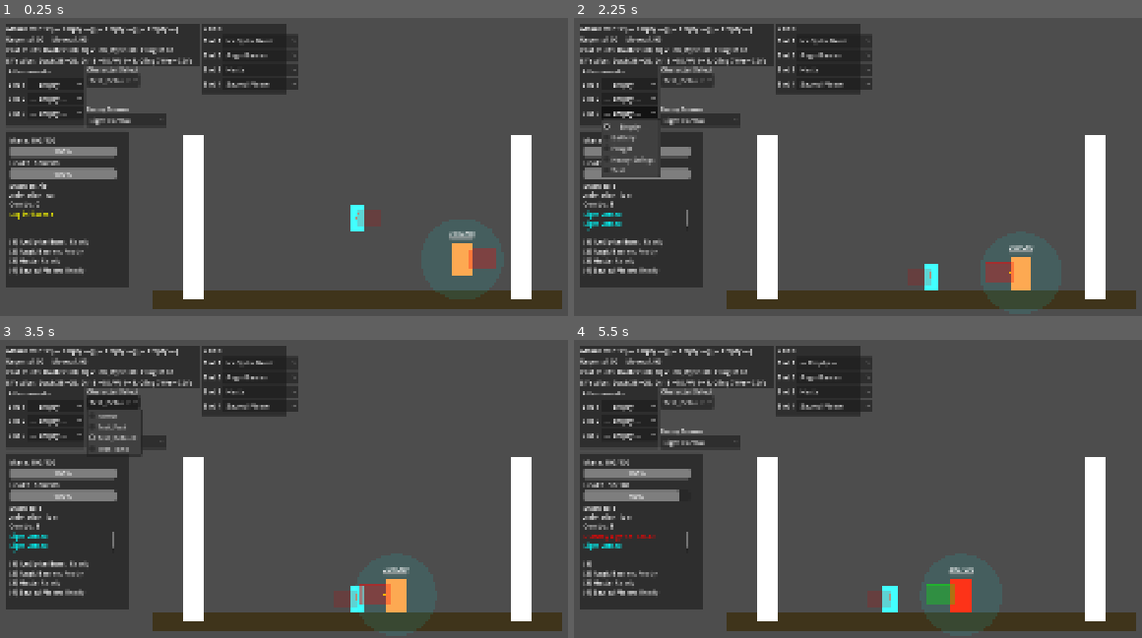
Above: before the commit, frames 1-4 (two rows, left to right).
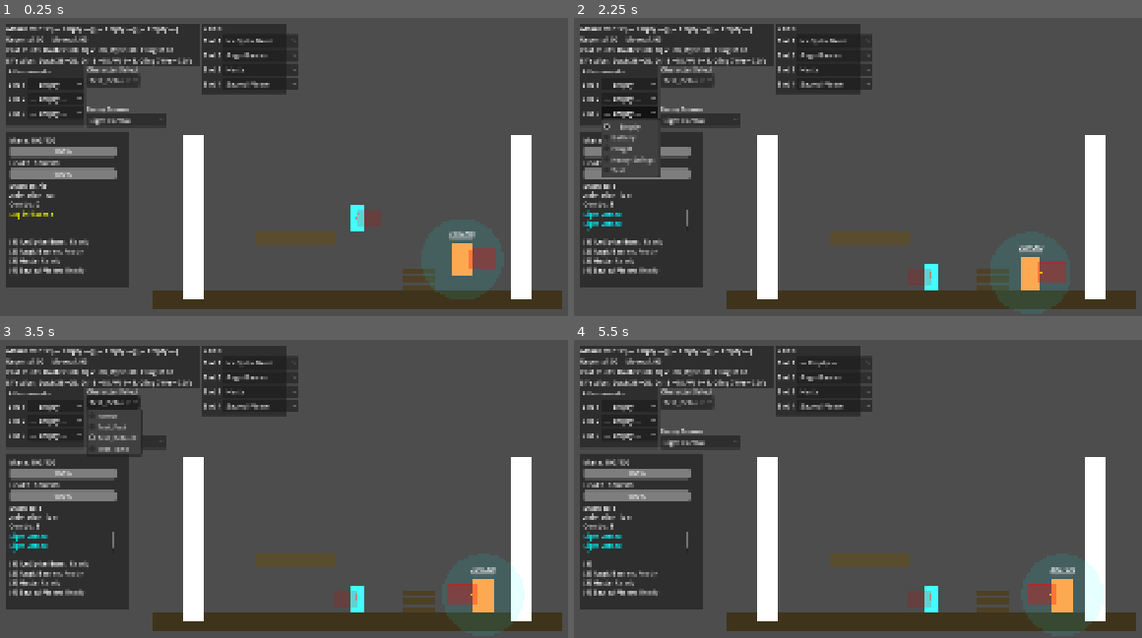
Above: after the commit, the same moments.

Repository: Korasyl/ManaBrawl
Game: Godot game, scene res://scenes/test_environment/test_environment.tscn
The game is run twice, just before and just after one commit, with the same random seed, the same clock (stepped at 60 frames per second) and the same inputs.
Inputs:
- Up to frame 1 (0.25 s): no input
- Up to frame 2 (2.25 s): click "— Empty —" at 0.5 s; click "— Empty —" at 1.25 s; click "— Empty —" at 2 s
- Up to frame 3 (3.5 s): click "Test_Default" at 2.75 s
- Up to frame 4 (5.5 s): click "Light Combo" at 3.5 s; click "Ice Spike Burst" at 4.25 s; click "Aegis Barrier" at 5 s

The runs differ from the first frame. In frame 1, 1.0% of the frame differs, in the area x 45-77%, y 71-92%; in frame 2, 1.9%; in frame 3, 2.9%; in frame 4, 4.1%, in the area x 1-94%, y 47-95%.

Commit message:
Add ledge grab/clamber, capsule hitbox, and dynamic crouch collision
- Switch body collision from RectangleShape2D to CapsuleShape2D (20r x 60h)
  for smoother stair/slope traversal
- Add dynamic hitbox resizing: capsule shrinks to 36h when crouching,
  with wall raycasts and visual rect adjusting to match
- Implement ledge grab detection via 4 new raycasts (LedgeCheck +
  LedgeAboveCheck, left/right) that identify grabbable ledge tops
- Add ledge grab state: player snaps to ledge, velocity zeroed,
  press jump to clamber up or crouch to drop
- Add clamber mechanic: smooth ease-out interpolation (0.25s) pulls
  player up and onto the platform surface
- Ledge grab interrupted by knockback/stagger, reset on death/respawn
- Add can_ledge_grab and ledge_grab_min_fall_speed to MovementData
- Add ledge_grab and ledge_clamber animation states and arm poses
- Add test platform and stair steps to test environment for testing

https://claude.ai/code/session_0153fpZSdQrw7ZaVP9mE9L5y

Diff:
--- a/characters/player.gd
+++ b/characters/player.gd
@@ -24,6 +24,14 @@
 @onready var animated_sprite: AnimatedSprite2D = $AnimatedSprite2D
 @onready var melee_hitbox: Area2D = $MeleeHitbox
 @onready var melee_collision: CollisionShape2D = $MeleeHitbox/CollisionShape2D
+@onready var body_collision: CollisionShape2D = $CollisionShape2D
+@onready var color_rect: ColorRect = $ColorRect
+
+## Ledge detection raycasts
+@onready var ledge_check_left: RayCast2D = $LedgeCheckLeft
+@onready var ledge_check_right: RayCast2D = $LedgeCheckRight
+@onready var ledge_above_check_left: RayCast2D = $LedgeAboveCheckLeft
+@onready var ledge_above_check_right: RayCast2D = $LedgeAboveCheckRight
 
 ## HUD reference (we'll set this from the scene)
 var debug_hud: Control = null
@@ -59,6 +67,25 @@
 var coalescence_recovery_timer: float = 0.0
 var coalescence_spell_lockout: float = 0.0  # Cannot cast spells for 3s after coalescence
 
+## Dynamic hitbox dimensions (capsule)
+const STAND_HITBOX_HEIGHT: float = 60.0
+const STAND_HITBOX_RADIUS: float = 20.0
+const CROUCH_HITBOX_HEIGHT: float = 36.0
+const CROUCH_HITBOX_RADIUS: float = 20.0
+## Visual rect offsets for standing/crouching
+const STAND_VISUAL_TOP: float = -60.0
+const CROUCH_VISUAL_TOP: float = -36.0
+var current_hitbox_crouched: bool = false
+
+## Ledge grab state
+var is_ledge_grabbing: bool = false
+var is_clambering: bool = false
+var ledge_grab_position: Vector2 = Vector2.ZERO  # World position of the ledge top
+var clamber_timer: float = 0.0
+var clamber_start_pos: Vector2 = Vector2.ZERO
+var clamber_target_pos: Vector2 = Vector2.ZERO
+const CLAMBER_DURATION: float = 0.25  # Time to pull up onto ledge
+
 ## Crouch Boost state (mana-powered jump from stationary crouch + sprint charge)
 var crouch_boost_charge_timer: float = 0.0
 var crouch_boost_charged: bool = false
@@ -159,6 +186,8 @@
 	"coalesce_ground":  Vector2(-0.6, 0.6),
 	"coalesce_air":     Vector2(-0.55, 0.55),
 	"coalesce_wall":    Vector2(-0.5, 0.35),
+	"ledge_grab":       Vector2(-1.2, -1.0),
+	"ledge_clamber":    Vector2(-0.8, -0.6),
 }
 
 func _ready():
@@ -335,6 +364,32 @@
 	is_on_wall_left = wall_check_left.is_colliding()
 	is_on_wall_right = wall_check_right.is_colliding()
 
+	# --- Clamber processing (overrides everything) ---
+	if is_clambering:
+		handle_clamber(delta)
+		update_hud()
+		update_facing_direction()
+		update_animation()
+		update_arms()
+		queue_redraw()
+		return
+
+	# --- Ledge grab processing ---
+	if is_ledge_grabbing:
+		velocity = Vector2.ZERO
+		# Allow jump to clamber up, or crouch/down to let go
+		if Input.is_action_just_pressed("jump"):
+			start_clamber()
+		elif Input.is_action_just_pressed("crouch"):
+			cancel_ledge_grab()
+		move_and_slide()
+		update_hud()
+		update_facing_direction()
+		update_animation()
+		update_arms()
+		queue_redraw()
+		return
+
 	# Apply gravity (unless dashing or coalescing)
 	if not is_on_floor() and not is_dashing and not is_coalescing:
 		velocity.y += gravity * delta
@@ -347,6 +402,8 @@
 		wall_jump_lock_timer = 0.0
 		coyote_timer = 0.0
 		just_jumped = false
+		if is_ledge_grabbing:
+			cancel_ledge_grab()
 	elif was_on_floor and not just_jumped:
 		# Just walked off a ledge — start coyote window
 		coyote_timer = movement_data.coyote_time if movement_data else 0.12
@@ -379,6 +436,7 @@
 
 	if not is_coalescing and not is_attacking and not is_blocking:
 		handle_wall_mechanics(delta)
+		handle_ledge_grab(delta)
 
 	if not is_coalescing and not is_attacking and not is_blocking:
 		handle_dash()
@@ -398,6 +456,9 @@
 	# Movement: not while dashing, wall jump locked, coalescing, recovering, attacking, or blocking
 	if not is_dashing and wall_jump_lock_timer <= 0 and not is_coalescing and coalescence_recovery_timer <= 0 and not is_attacking:
 		handle_movement(delta)
+
+	# Update hitbox size for crouch (after movement determines crouch state)
+	update_hitbox_for_crouch()
 
 	regenerate_mana(delta)
 	move_and_slide()
@@ -544,6 +605,33 @@
 		crouch_boost_charged = false
 		crouch_boost_charge_timer = 0.0
 
+func update_hitbox_for_crouch():
+	var should_crouch := is_crouching or is_crouchwalking
+	if should_crouch and not current_hitbox_crouched:
+		# Shrink to crouch hitbox
+		var shape: CapsuleShape2D = body_collision.shape
+		shape.height = CROUCH_HITBOX_HEIGHT
+		shape.radius = CROUCH_HITBOX_RADIUS
+		body_collision.position.y = -CROUCH_HITBOX_HEIGHT / 2.0
+		# Adjust visual rect
+		color_rect.offset_top = CROUCH_VISUAL_TOP
+		current_hitbox_crouched = true
+		# Move wall raycasts down to match shorter body
+		wall_check_left.position.y = -CROUCH_HITBOX_HEIGHT / 2.0
+		wall_check_right.position.y = -CROUCH_HITBOX_HEIGHT / 2.0
+	elif not should_crouch and current_hitbox_crouched:
+		# Restore standing hitbox
+		var shape: CapsuleShape2D = body_collision.shape
+		shape.height = STAND_HITBOX_HEIGHT
+		shape.radius = STAND_HITBOX_RADIUS
+		body_collision.position.y = -STAND_HITBOX_HEIGHT / 2.0
+		# Restore visual rect
+		color_rect.offset_top = STAND_VISUAL_TOP
+		current_hitbox_crouched = false
+		# Restore wall raycast positions
+		wall_check_left.position.y = -STAND_HITBOX_HEIGHT / 2.0
+		wall_check_right.position.y = -STAND_HITBOX_HEIGHT / 2.0
+
 func update_facing_direction():
 	# Get mouse position in world space
 	var mouse_pos = get_global_mouse_position()
@@ -604,7 +692,11 @@
 
 	# Update state
 	var state = "Idle"
-	if is_flinched:
+	if is_clambering:
+		state = "CLAMBERING"
+	elif is_ledge_grabbing:
+		state = "LEDGE GRAB"
+	elif is_flinched:
 		state = "FLINCHED (%.1fs)" % stun_timer
 	elif is_staggered:
 		state = "STAGGERED (%.1fs)" % stun_timer
@@ -771,6 +863,94 @@
 				if debug_hud:
 					debug_hud.log_action("Wall Jump", -spent)
 
+func handle_ledge_grab(_delta):
+	# Don't check for ledge grabs in these states
+	if is_on_floor() or is_dashing or is_coalescing or is_ledge_grabbing or is_clambering:
+		return
+	if not movement_data or not movement_data.can_ledge_grab:
+		return
+	# Only grab when falling (or barely rising)
+	if velocity.y < movement_data.ledge_grab_min_fall_speed:
+		return
+
+	# Check each side: wall raycast must be colliding (there's a wall),
+	# the ledge top ray must detect a surface (there's a ledge top),
+	# and the ledge above ray must NOT collide (there's open space above the ledge).
+	var grab_left := (is_on_wall_left
+		and ledge_check_left.is_colliding()
+		and not ledge_above_check_left.is_colliding())
+	var grab_right := (is_on_wall_right
+		and ledge_check_right.is_colliding()
+		and not ledge_above_check_right.is_colliding())
+
+	if not grab_left and not grab_right:
+		return
+
+	# Determine which side to grab
+	var ledge_ray: RayCast2D
+	var grab_dir: int  # -1 for left wall, +1 for right wall
+	if grab_left:
+		ledge_ray = ledge_check_left
+		grab_dir = -1
+	else:
+		ledge_ray = ledge_check_right
+		grab_dir = 1
+
+	# The collision point tells us the Y of the ledge surface
+	var ledge_point := ledge_ray.get_collision_point()
+	ledge_grab_position = ledge_point
+
+	# Snap the player so their hands are at the ledge top
+	# Position the character so the top of the hitbox aligns with the ledge
+	var hitbox_half_h := STAND_HITBOX_HEIGHT / 2.0
+	global_position.y = ledge_point.y + hitbox_half_h
+
+	# Enter ledge grab state
+	is_ledge_grabbing = true
+	velocity = Vector2.ZERO
+	is_wall_sliding = false
+	is_wall_clinging = false
+
+	if debug_hud:
+		var side := "Left" if grab_dir == -1 else "Right"
+		debug_hud.log_action("[color=orange]Ledge Grab (%s)[/color]" % side)
+
+func handle_clamber(delta):
+	if not is_clambering:
+		return
+
+	clamber_timer += delta
+	var t := clampf(clamber_timer / CLAMBER_DURATION, 0.0, 1.0)
+	# Ease-out for smooth pull-up
+	var eased := 1.0 - (1.0 - t) * (1.0 - t)
+	global_position = clamber_start_pos.lerp(clamber_target_pos, eased)
+
+	if t >= 1.0:
+		# Clamber complete
+		is_clambering = false
+		clamber_timer = 0.0
+		velocity = Vector2.ZERO
+		if debug_hud:
+			debug_hud.log_action("[color=lime]Clamber complete[/color]")
+
+func start_clamber():
+	is_ledge_grabbing = false
+	is_clambering = true
+	clamber_timer = 0.0
+	clamber_start_pos = global_position
+	# Target: move up so feet are at ledge level, then slightly forward onto the platform
+	var grab_dir := -1 if is_on_wall_left else 1
+	clamber_target_pos = Vector2(
+		ledge_grab_position.x + grab_dir * 20.0,  # Step onto the platform
+		ledge_grab_position.y  # Feet at ledge top
+	)
+	if debug_hud:
+		debug_hud.log_action("[color=yellow]Clambering...[/color]")
+
+func cancel_ledge_grab():
+	is_ledge_grabbing = false
+	is_clambering = false
+	clamber_timer = 0.0
 
 func handle_blocking(delta):
 	# GDD: Hold Alt to block. Ground only. Constant mana drain. Cannot block while airborne.
@@ -830,7 +1010,11 @@
 	var facing_sign := -1.0 if animated_sprite.flip_h else 1.0
 	var moving_backward := move_input != 0 and (move_input * facing_sign) < 0
 
-	if is_flinched or is_staggered:
+	if is_clambering:
+		anim = "ledge_clamber"
+	elif is_ledge_grabbing:
+		anim = "ledge_grab"
+	elif is_flinched or is_staggered:
 		anim = "hit"
 	elif is_blocking:
 		anim = "block"
@@ -1179,6 +1363,9 @@
 	is_flinched = false
 	is_staggered = false
 	is_charging_heavy = false
+	is_ledge_grabbing = false
+	is_clambering = false
+	clamber_timer = 0.0
 	block_broken = false
 	stun_timer = 0.0
 	attack_timer = 0.0
@@ -1328,6 +1515,10 @@
 		if debug_hud:
 			debug_hud.log_action("[color=orange]Coalescence interrupted (Stagger)![/color]")
 
+	# Stagger/knockback interrupts ledge grab
+	if is_ledge_grabbing or is_clambering:
+		cancel_ledge_grab()
+
 	# Apply knockback and interrupt current actions
 	if knockback_velocity != Vector2.ZERO:
 		velocity = knockback_velocity
@@ -1392,6 +1583,9 @@
 	is_staggered = false
 	is_charging_heavy = false
 	is_in_ranged_mode = false
+	is_ledge_grabbing = false
+	is_clambering = false
+	clamber_timer = 0.0
 	queued_spell_index = -1
 	queued_spell_mana_paid = 0.0
 	queue_regen_lock_timer = 0.0
--- a/characters/player.tscn
+++ b/characters/player.tscn
@@ -4,8 +4,9 @@
 [ext_resource type="Resource" uid="uid://bxedo12ho0f4l" path="res://resources/character_stats/default_character_stats.tres" id="2_tory2"]
 [ext_resource type="Resource" uid="uid://cfo4tr01pkeup" path="res://resources/movement_data/default_movement_data.tres" id="3_x0jl3"]
 
-[sub_resource type="RectangleShape2D" id="RectangleShape2D_6p3mc"]
-size = Vector2(40, 60)
+[sub_resource type="CapsuleShape2D" id="CapsuleShape2D_6p3mc"]
+radius = 20.0
+height = 60.0
 
 [sub_resource type="SpriteFrames" id="SpriteFrames_tory2"]
 animations = [{
@@ -63,6 +64,16 @@
 "loop": true,
 "name": &"wall_slide",
 "speed": 5.0
+}, {
+"frames": [],
+"loop": false,
+"name": &"ledge_grab",
+"speed": 5.0
+}, {
+"frames": [],
+"loop": false,
+"name": &"ledge_clamber",
+"speed": 5.0
 }]
 
 [sub_resource type="RectangleShape2D" id="RectangleShape2D_tory2"]
@@ -83,7 +94,7 @@
 
 [node name="CollisionShape2D" type="CollisionShape2D" parent="." unique_id=1751050265]
 position = Vector2(0, -30)
-shape = SubResource("RectangleShape2D_6p3mc")
+shape = SubResource("CapsuleShape2D_6p3mc")
 
 [node name="WallCheckLeft" type="RayCast2D" parent="." unique_id=1597379337]
 position = Vector2(-20, -30)
@@ -92,6 +103,22 @@
 [node name="WallCheckRight" type="RayCast2D" parent="." unique_id=799728801]
 position = Vector2(20, -30)
 target_position = Vector2(5, 0)
+
+[node name="LedgeCheckLeft" type="RayCast2D" parent="."]
+position = Vector2(-28, -65)
+target_position = Vector2(0, 10)
+
+[node name="LedgeCheckRight" type="RayCast2D" parent="."]
+position = Vector2(28, -65)
+target_position = Vector2(0, 10)
+
+[node name="LedgeAboveCheckLeft" type="RayCast2D" parent="."]
+position = Vector2(-28, -70)
+target_position = Vector2(0, -5)
+
+[node name="LedgeAboveCheckRight" type="RayCast2D" parent="."]
+position = Vector2(28, -70)
+target_position = Vector2(0, -5)
 
 [node name="AnimatedSprite2D" type="AnimatedSprite2D" parent="." unique_id=232779460]
 sprite_frames = SubResource("SpriteFrames_tory2")
--- a/scenes/test_environment/test_environment.tscn
+++ b/scenes/test_environment/test_environment.tscn
@@ -14,6 +14,12 @@
 
 [sub_resource type="RectangleShape2D" id="RectangleShape2D_gul7h"]
 size = Vector2(50, 400)
+
+[sub_resource type="RectangleShape2D" id="RectangleShape2D_platform"]
+size = Vector2(200, 30)
+
+[sub_resource type="RectangleShape2D" id="RectangleShape2D_steps"]
+size = Vector2(80, 15)
 
 [node name="TestEnvironment" type="Node2D" unique_id=101179795]
 
@@ -59,6 +65,58 @@
 offset_right = 25.0
 offset_bottom = 200.0
 
+[node name="Platform" type="StaticBody2D" parent="."]
+position = Vector2(-150, 350)
+
+[node name="CollisionShape2D" type="CollisionShape2D" parent="Platform"]
+shape = SubResource("RectangleShape2D_platform")
+
+[node name="ColorRect" type="ColorRect" parent="Platform"]
+offset_left = -100.0
+offset_top = -15.0
+offset_right = 100.0
+offset_bottom = 15.0
+color = Color(0.35, 0.30, 0.18, 1)
+
+[node name="StairStep1" type="StaticBody2D" parent="."]
+position = Vector2(150, 470)
+
+[node name="CollisionShape2D" type="CollisionShape2D" parent="StairStep1"]
+shape = SubResource("RectangleShape2D_steps")
+
+[node name="ColorRect" type="ColorRect" parent="StairStep1"]
+offset_left = -40.0
+offset_top = -7.5
+offset_right = 40.0
+offset_bottom = 7.5
+color = Color(0.30, 0.25, 0.15, 1)
+
+[node name="StairStep2" type="StaticBody2D" parent="."]
+position = Vector2(150, 450)
+
+[node name="CollisionShape2D" type="CollisionShape2D" parent="StairStep2"]
+shape = SubResource("RectangleShape2D_steps")
+
+[node name="ColorRect" type="ColorRect" parent="StairStep2"]
+offset_left = -40.0
+offset_top = -7.5
+offset_right = 40.0
+offset_bottom = 7.5
+color = Color(0.30, 0.25, 0.15, 1)
+
+[node name="StairStep3" type="StaticBody2D" parent="."]
+position = Vector2(150, 430)
+
+[node name="CollisionShape2D" type="CollisionShape2D" parent="StairStep3"]
+shape = SubResource("RectangleShape2D_steps")
+
+[node name="ColorRect" type="ColorRect" parent="StairStep3"]
+offset_left = -40.0
+offset_top = -7.5
+offset_right = 40.0
+offset_bottom = 7.5
+color = Color(0.30, 0.25, 0.15, 1)
+
 [node name="TrainingDummy" parent="." unique_id=975334861 groups=["training_dummy"] instance=ExtResource("3_gul7h")]
 position = Vector2(230, 409)
 collision_mask = 1
--- a/scripts/movement_data.gd
+++ b/scripts/movement_data.gd
@@ -26,3 +26,7 @@
 ## Wall Properties
 @export var wall_slide_speed: float = 100.0
 @export var wall_jump_horizontal_boost: float = 300.0
+
+## Ledge Grab Properties
+@export var can_ledge_grab: bool = true
+@export var ledge_grab_min_fall_speed: float = 0.0  # Minimum downward velocity to grab (0 = always)
